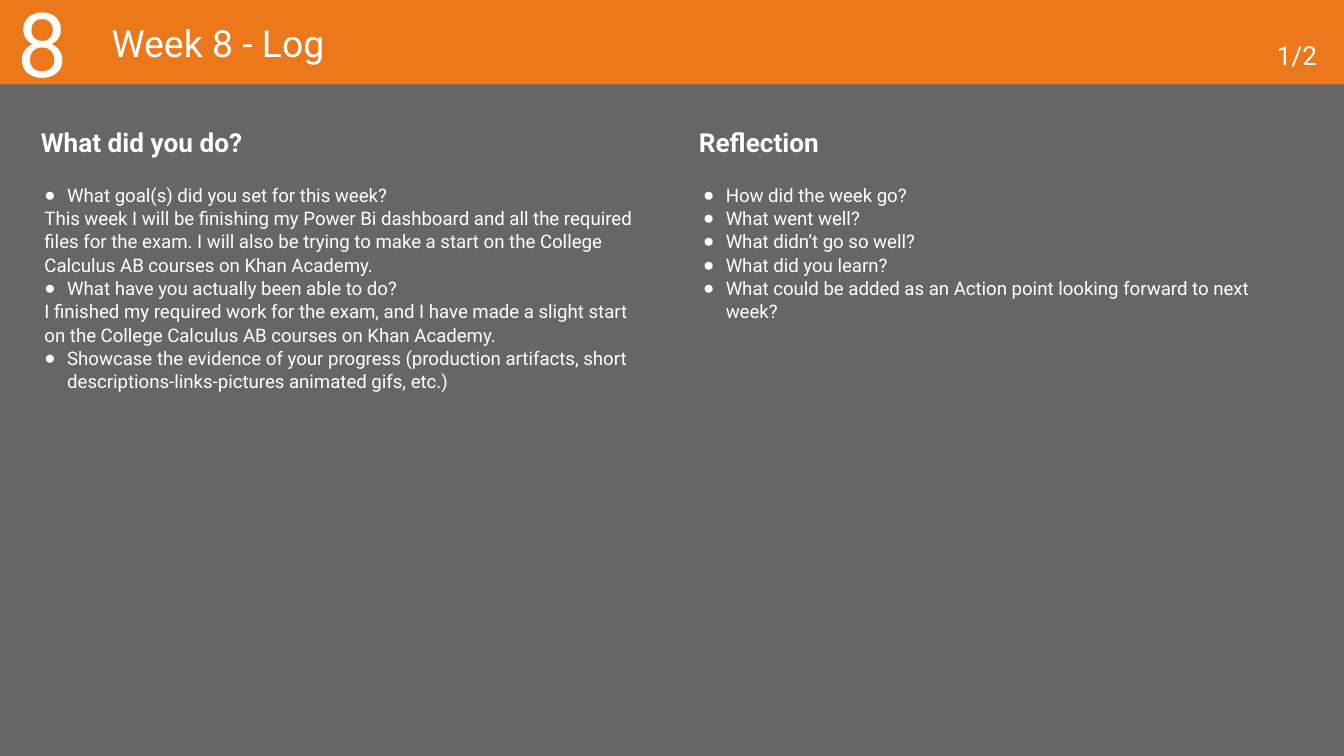
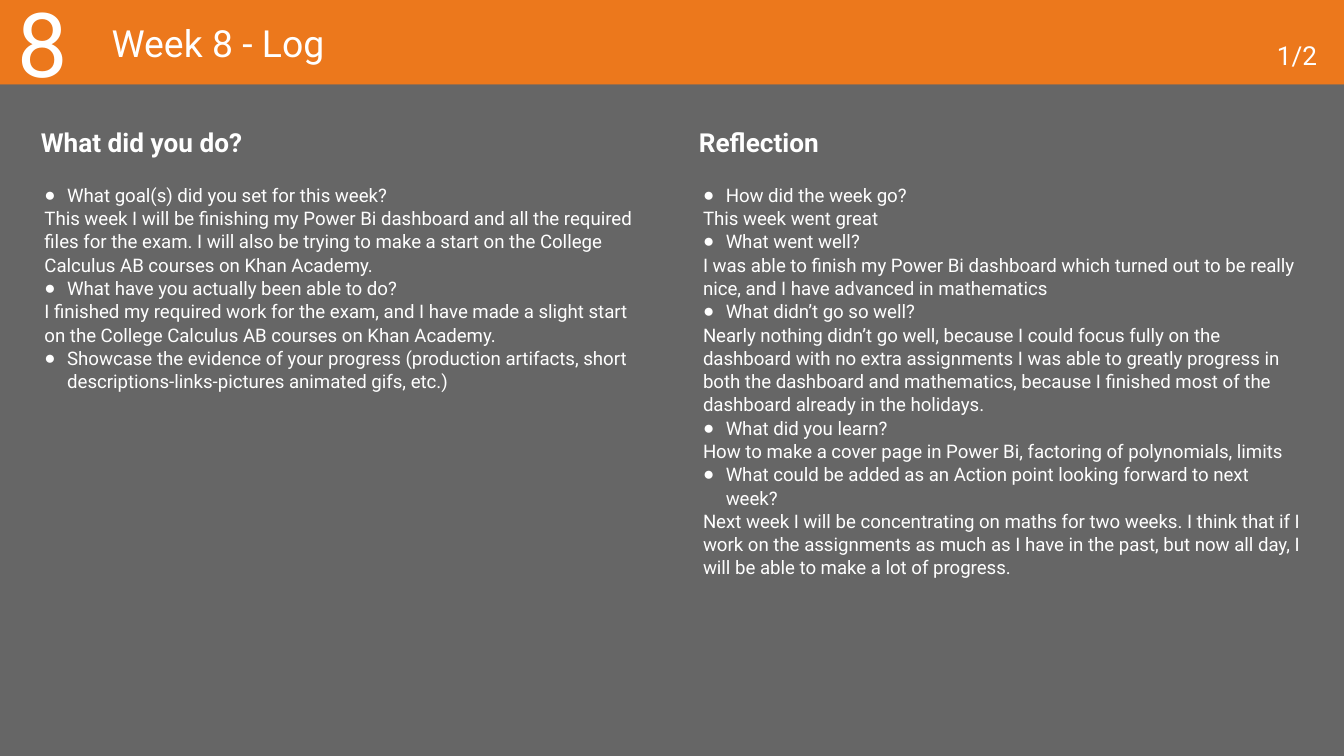
Before and after one commit to laurensvanbaardewijk243263/laurensvanbaardewijk243263, a slide deck: slide 20 of Year 1/Deliverables/Block A/Learning Log Y1A ADSAI 2024-2025.pptx. Drawn at 1344x756 pixels with LibreOffice and Linux fonts; fonts in the diff are those of the drawing. Boxes give left, top, right and bottom in pixels: in the first picture for what was removed or moved away, otherwise in the second. Text is boxed around its words. In the diff, an @@ line names an element or a change of style, - is before the commit and + after.

```diff
--- a/Year 1/Deliverables/Block A/Learning Log Y1A ADSAI 2024-2025.pptx
+++ b/Year 1/Deliverables/Block A/Learning Log Y1A ADSAI 2024-2025.pptx
@@ text at [703,211,879,229]: paragraph added @@
+This week went great
@@ text at [703,258,1294,298]: paragraph added @@
+I was able to finish my Power Bi dashboard which turned out to be really nice, and I have advanced in mathematics
@@ text at [703,328,1280,415]: paragraph added @@
+Nearly nothing didn’t go well, because I could focus fully on the dashboard with no extra assignments I was able to greatly progress in both the dashboard and mathematics, because I finished most of the dashboard already in the holidays.
@@ text at [703,444,1283,462]: paragraph added @@
+How to make a cover page in Power Bi, factoring of polynomials, limits
@@ text at [703,514,1300,578]: paragraph added @@
+Next week I will be concentrating on maths for two weeks. I think that if I work on the assignments as much as I have in the past, but now all day, I will be able to make a lot of progress.
```
Also in this commit, not shown: 2 other slides changed, 2 other files.
